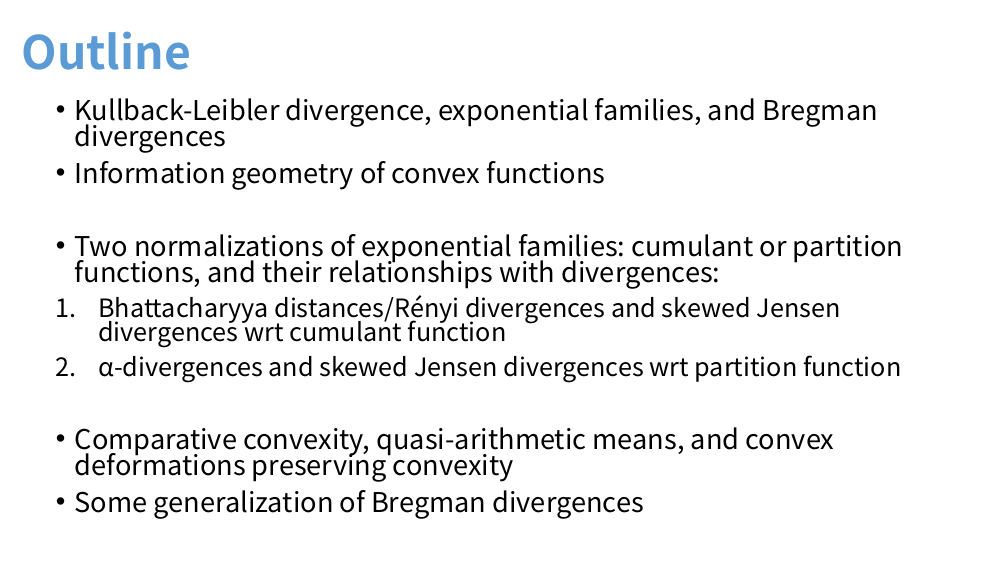
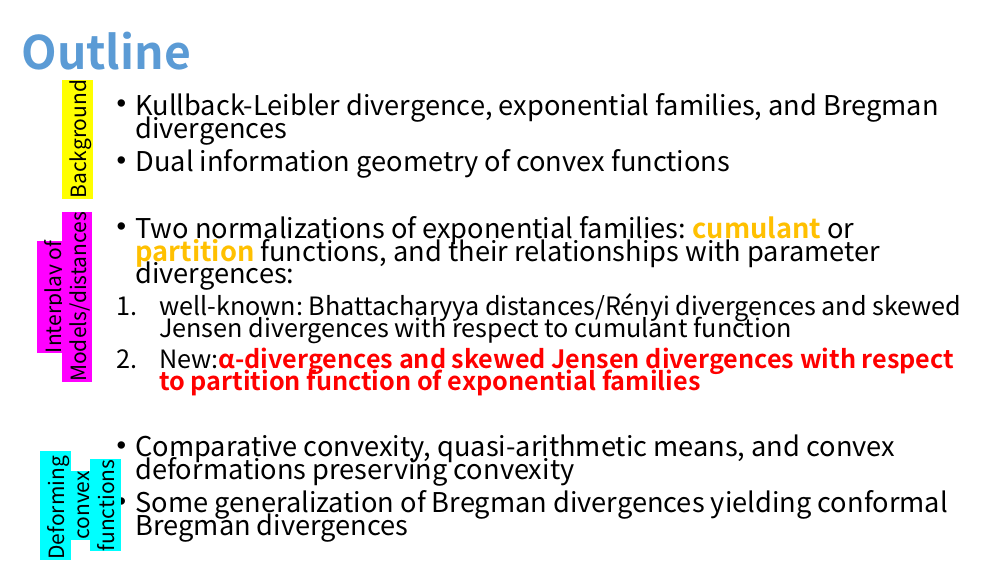
Before and after one commit to FrankNielsen/FrankNielsen.github.io, a slide deck: slide 3 of PPTX/DivergencesComparativeConvexity-FrankNIELSEN.pptx (slide 2 before the commit). Drawn at 1008x567 pixels with LibreOffice and Linux fonts; fonts in the diff are those of the drawing. Boxes give left, top, right and bottom in pixels: in the first picture for what was removed or moved away, otherwise in the second. Text is boxed around its words. In the diff, an @@ line names an element or a change of style, - is before the commit and + after.

```diff
--- a/PPTX/DivergencesComparativeConvexity-FrankNIELSEN.pptx
+++ b/PPTX/DivergencesComparativeConvexity-FrankNIELSEN.pptx
@@ text added at [62,94,92,196], 20 pt, text #000000 @@
+Background
@@ text "Kullback-Leibler divergence, exponential families, and ...": place and size @@
-text "Kullback-Leibler divergence, exponential families, and ..." at [75,98,904,519]
+text "Kullback-Leibler divergence, exponential families, and ..." at [136,93,962,542]
@@ text at [136,93,938,486]: line spacing 0.8 to 0.7 @@
@@ text at [136,143,962,396]: text changed @@
-• Information geometry of convex functions
-• Two normalizations of exponential families: cumulant or partition functions, and their relationships with divergences:
-1. Bhattacharyya distances/Rényi divergences and skewed Jensen divergences wrt cumulant function
-2. α-divergences and skewed Jensen divergences wrt partition function
+• Dual information geometry of convex functions
+• Two normalizations of exponential families: cumulant or partition functions, and their relationships with parameter divergences:
+1. well-known: Bhattacharyya distances/Rényi divergences and skewed Jensen divergences with respect to cumulant function
+2. New:α-divergences and skewed Jensen divergences with respect to partition function of exponential families
@@ text added at [37,229,92,377], 20 pt, text #000000 @@
+Interplay of
+Models/distances
@@ text added at [40,469,120,557], 20 pt, text #000000 @@
+Deforming
+convex functions
@@ text at [136,484,948,542]: text changed @@
-• Some generalization of Bregman divergences
+• Some generalization of Bregman divergences yielding conformal Bregman divergences
```
Also in this commit, not shown: 27 other slides changed, 8 slides added, 4 other files.
